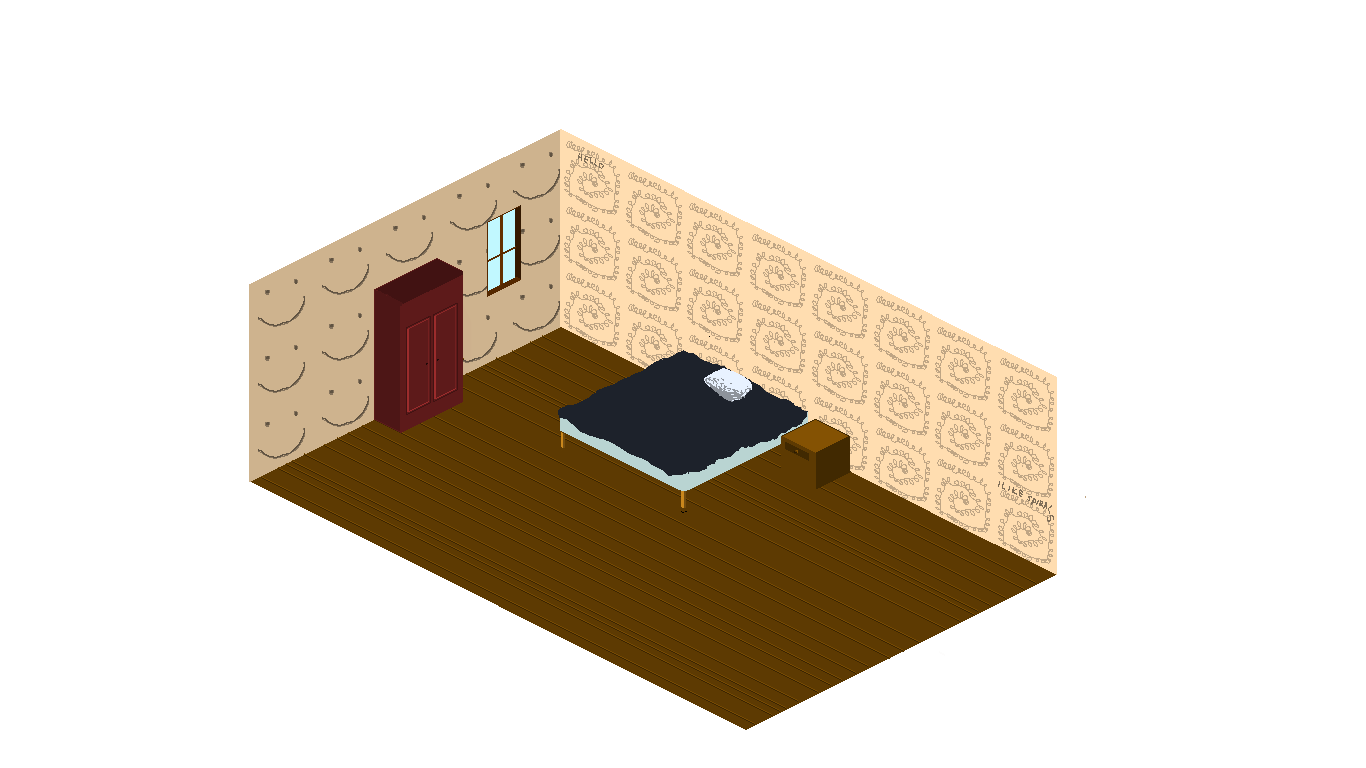
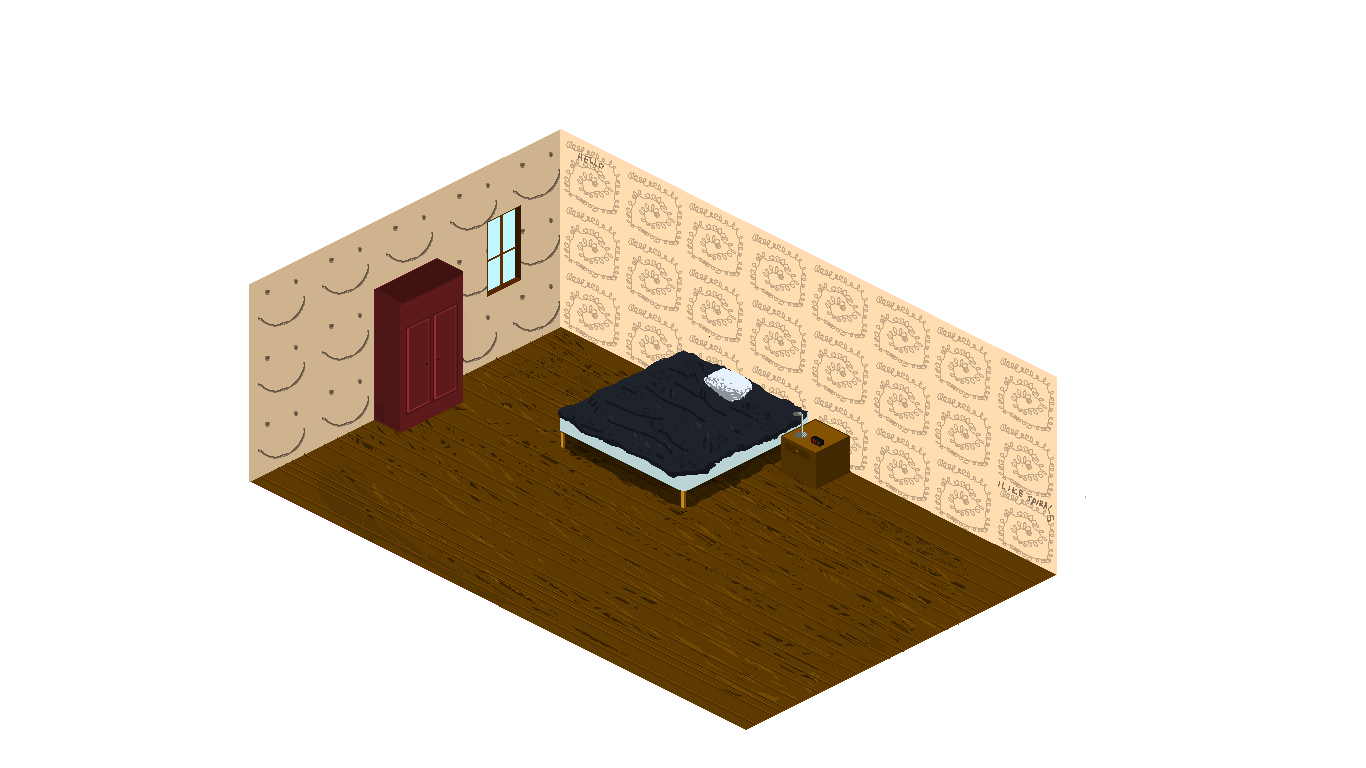
Revision of a layered 1366 x 768 image; what changed, layer by layer:
added layer "Lager 60" in group "Grupp 2" over [558, 362, 800, 478]
added layer "klocka" in group "Grupp 2" over [811, 436, 824, 447]
added layer "lampa" in group "Grupp 2" over [793, 412, 808, 438]
painted on "Nattduksbord" over [781, 436, 816, 489]
added layer "Lager 72" in group "Grupp 2" over [561, 426, 805, 507]
added layer "Lager 71" in group "Grupp 2" over [375, 403, 384, 409]
added layer "Lager 70" in group "Grupp 2" over [375, 405, 384, 411]
added layer "Lager 69" in group "Grupp 2" over [375, 407, 384, 413]
added layer "Lager 68" in group "Grupp 2" over [375, 409, 384, 415]
added layer "Lager 67" in group "Grupp 2" over [375, 411, 384, 417]
added layer "Lager 66" in group "Grupp 2" over [375, 413, 384, 419]
added layer "Lager 65" in group "Grupp 2" over [375, 415, 384, 421]
added layer "Lager 64" in group "Grupp 2" over [685, 376, 691, 380]
added layer "Lager 63" in group "Grupp 2" over [375, 417, 384, 423]
added layer "Lager 62" in group "Grupp 2" over [317, 330, 966, 702]
added layer "Lager 61" in group "Grupp 2" over [340, 352, 968, 697]
